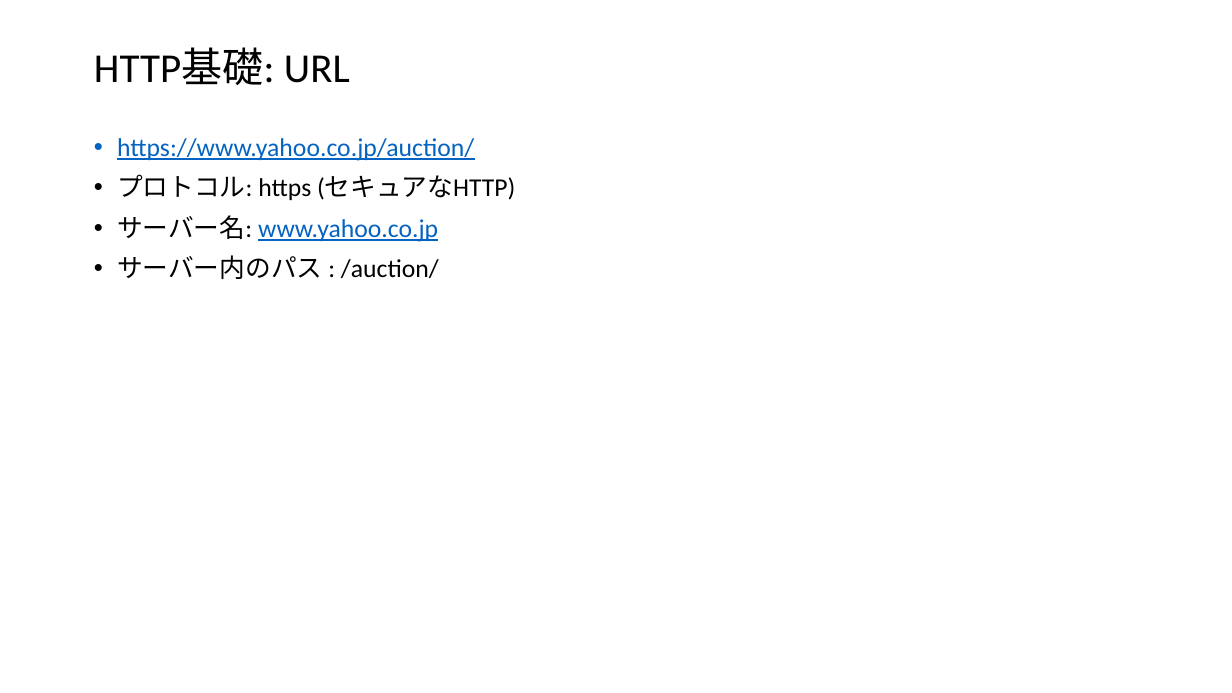
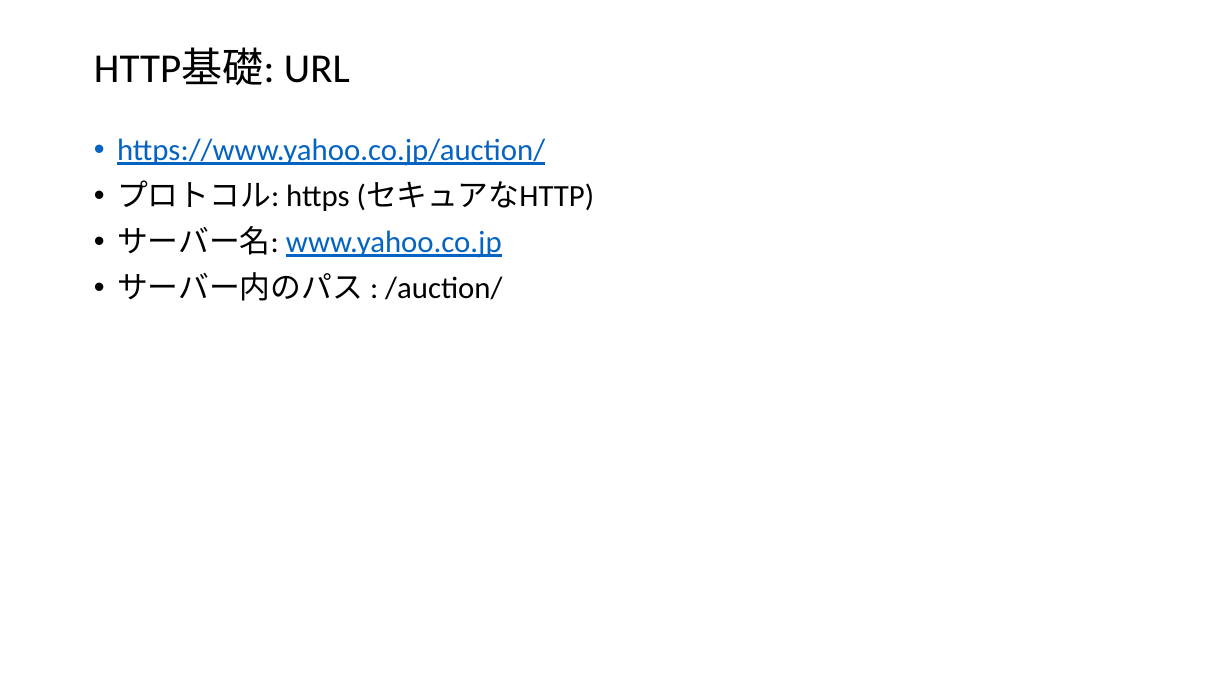
Before and after one commit to yuichi110/nutanix_restapi_bootcamp, a slide deck: slide 4 of lesson01.pptx. Drawn at 1232x693 pixels with LibreOffice and Linux fonts; fonts in the diff are those of the drawing. Boxes give left, top, right and bottom in pixels: in the first picture for what was removed or moved away, otherwise in the second. Text is boxed around its words. In the diff, an @@ line names an element or a change of style, - is before the commit and + after.

```diff
--- a/lesson01.pptx
+++ b/lesson01.pptx
@@ text "https://www.yahoo.co.jp/auction/" at (117,138,595,301): size 20 to 24 pt @@
```
Also in this commit, not shown: 13 other slides changed, 4 slides added, 7 other files.
